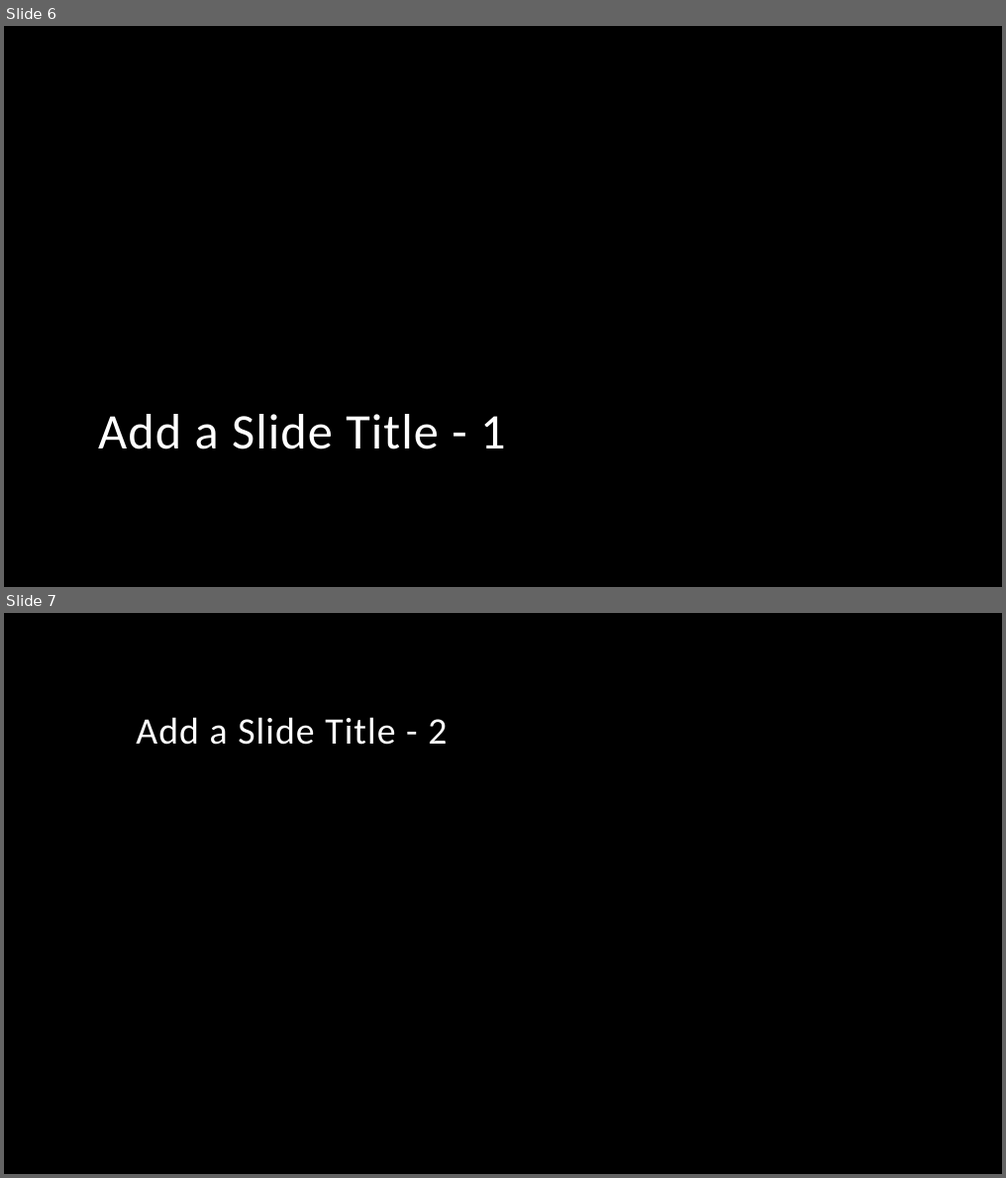
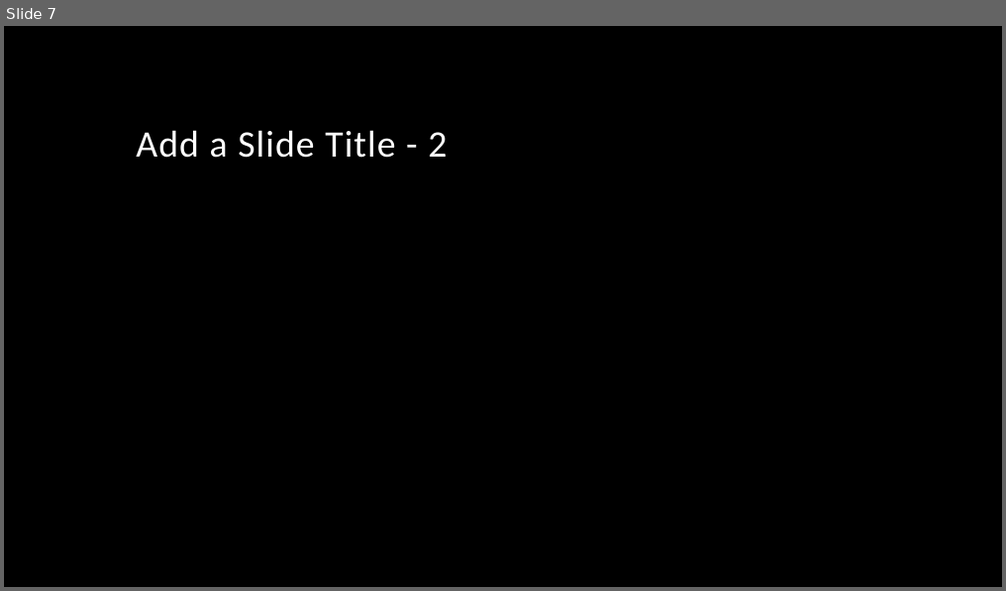
Before and after one commit to Nosente/OnlineShoppingProject, a slide deck: Online Shopping Project.pptx. Shown one above the other, each under a label of ours: slides 6 and 7 before the commit, slide 7 after it. The pictures are 1006x1178 and 1006x591 pixels, drawn with LibreOffice and Linux fonts; fonts in the diff are those of the drawing; background and template pictures are left out. Boxes give left, top, right and bottom in pixels: in the first picture for what was removed or moved away, otherwise in the second. Text is boxed around its words. In the diff, an @@ line names an element or a change of style, - is before the commit and + after.

```diff
--- a/Online Shopping Project.pptx
+++ b/Online Shopping Project.pptx
@@ slide 6 removed at (x1=4, y1=26, x2=1002, y2=587), background picture (left out) @@
@@ title removed at (x1=98, y1=414, x2=506, y2=450) @@
-Add a Slide Title - 1
```
Also in this commit, not shown: 1 slide changed, 2 slides added, 1 other slide removed.
